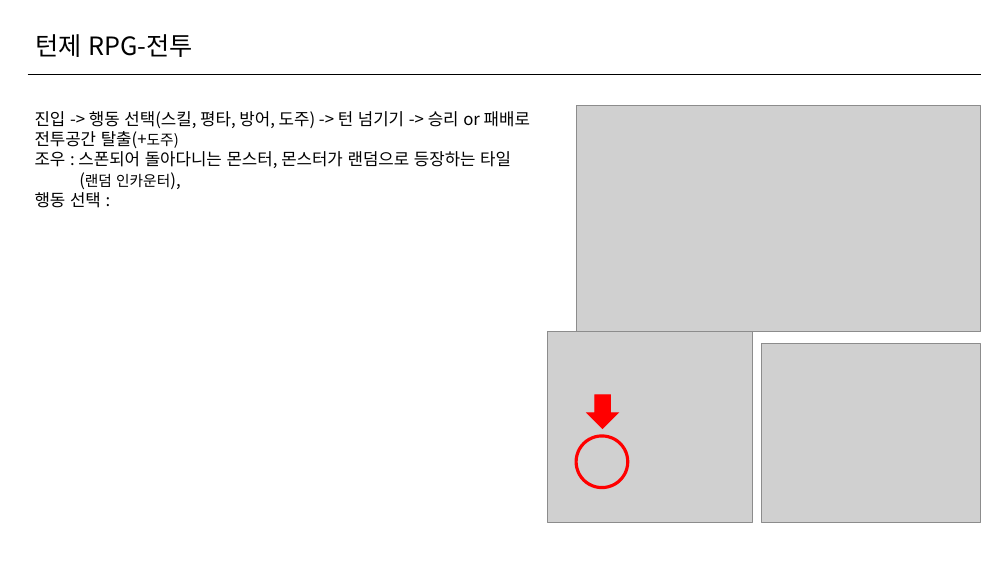
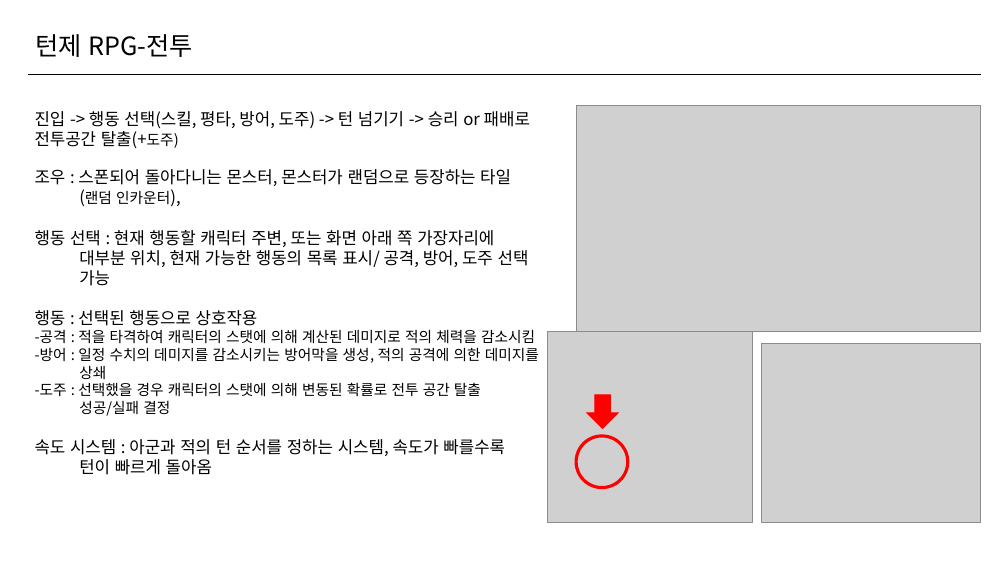
Before and after one commit to ArcRoot/23-1-10-, a slide deck: slide 3 of 턴제 RPG.pptx. Drawn at 1008x567 pixels with LibreOffice and Linux fonts; fonts in the diff are those of the drawing; grey boxes stand for pictures. Boxes give left, top, right and bottom in pixels: in the first picture for what was removed or moved away, otherwise in the second. Text is boxed around its words. In the diff, an @@ line names an element or a change of style, - is before the commit and + after.

```diff
--- a/턴제 RPG.pptx
+++ b/턴제 RPG.pptx
@@ text at box(35, 230, 539, 475): text changed; size 16 to 14 pt @@
-행동 선택 :
+행동 선택 : 현재 행동할 캐릭터 주변, 또는 화면 아래 쪽 가장자리에 대부분 위치, 현재 가능한 행동의 목록 표시/ 공격, 방어, 도주 선택 가능
+행동 : 선택된 행동으로 상호작용
+-공격 : 적을 타격하여 캐릭터의 스탯에 의해 계산된 데미지로 적의 체력을 감소시킴
+-방어 : 일정 수치의 데미지를 감소시키는 방어막을 생성, 적의 공격에 의한 데미지를 상쇄
+-도주 : 선택했을 경우 캐릭터의 스탯에 의해 변동된 확률로 전투 공간 탈출 성공/실패 결정
+속도 시스템 : 아군과 적의 턴 순서를 정하는 시스템, 속도가 빠를수록 턴이 빠르게 돌아옴
```
Also in this commit, not shown: 1 slide added.
